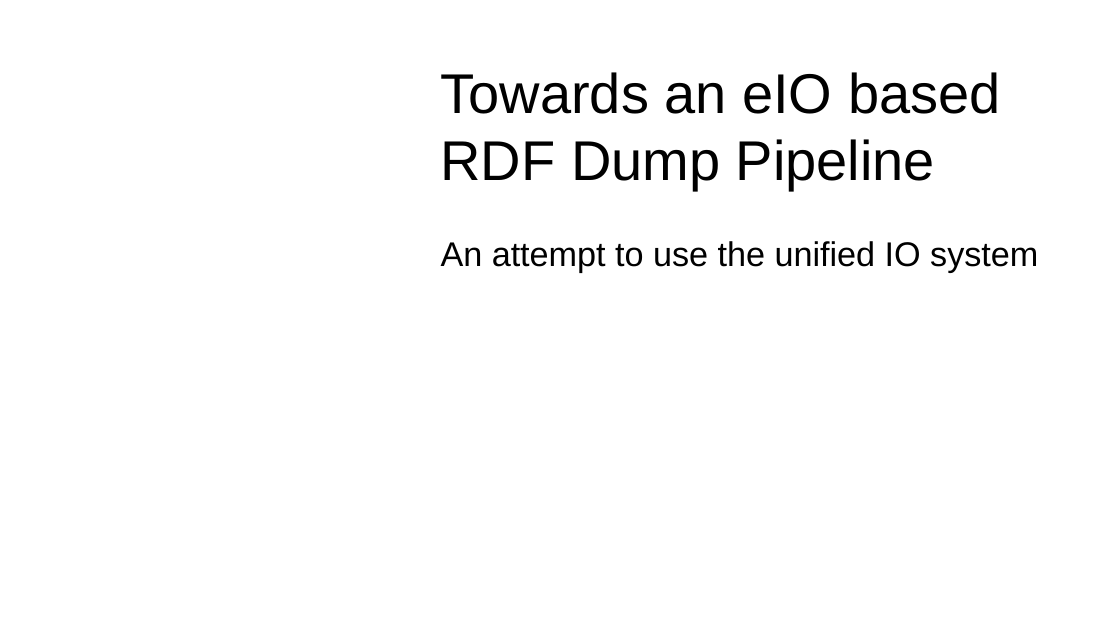
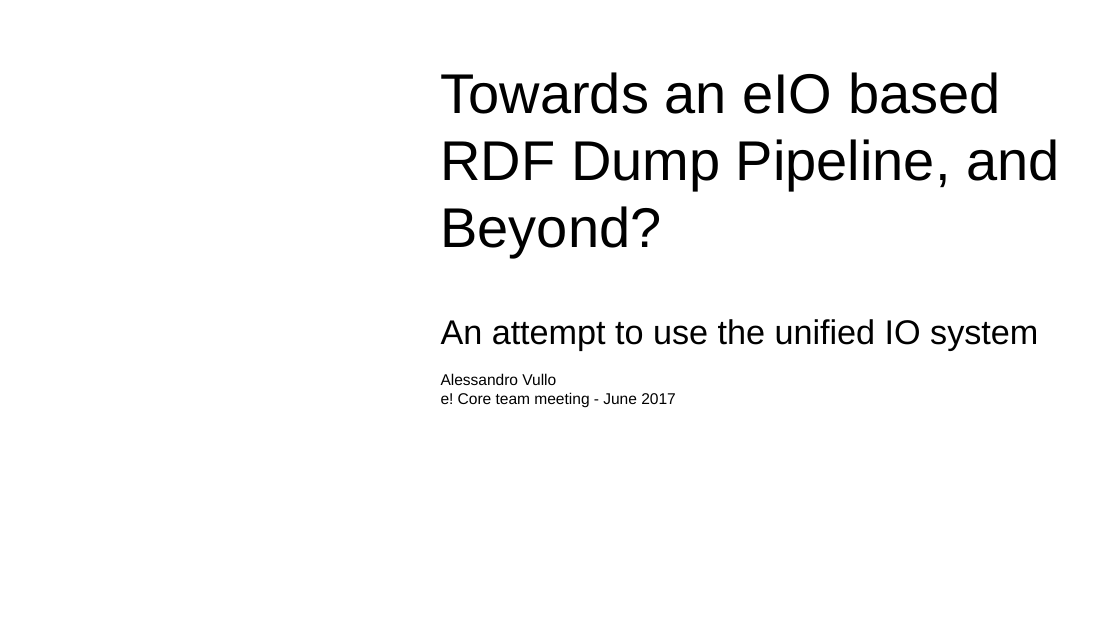
Before and after one commit to avullo/presentations, a slide deck: slide 1 of 2017/ensembl-core-meeting-06-17/talk.odp. Drawn at 1120x630 pixels with LibreOffice and Linux fonts; fonts in the diff are those of the drawing; background and template pictures are left out. Boxes give left, top, right and bottom in pixels: in the first picture for what was removed or moved away, otherwise in the second. Text is boxed around its words. In the diff, an @@ line names an element or a change of style, - is before the commit and + after.

```diff
--- a/2017/ensembl-core-meeting-06-17/talk.odp
+++ b/2017/ensembl-core-meeting-06-17/talk.odp
@@ title at (441,72,1059,257): text changed @@
-Towards an eIO based RDF Dump Pipeline
+Towards an eIO based RDF Dump Pipeline, and Beyond?
@@ subtitle "An attempt to use the ...": place and size @@
-subtitle "An attempt to use the ..." at (441,241,1038,273)
+subtitle "An attempt to use the ..." at (441,319,1038,407)
@@ subtitle at (441,373,676,407): paragraphs added @@
+Alessandro Vullo
+e! Core team meeting - June 2017
```
Also in this commit, not shown: 3 other slides changed, 1 slide added, 2 other files.
